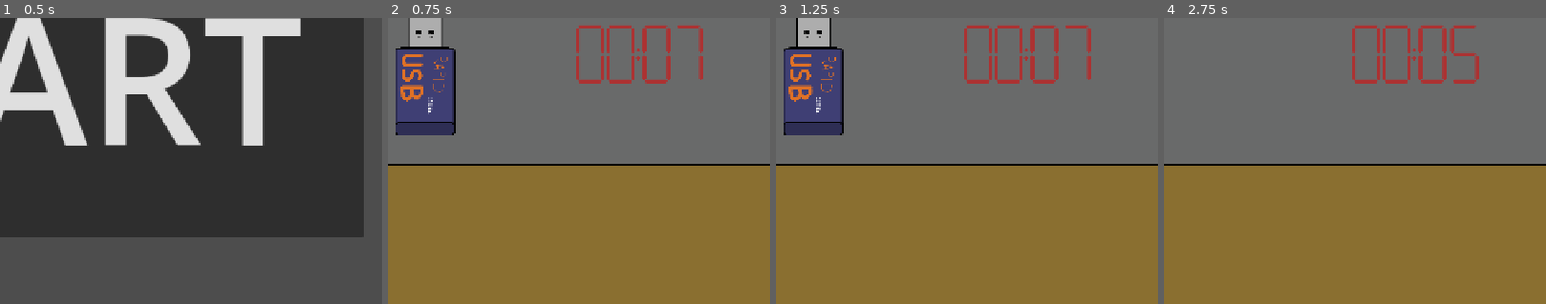
Above: before the commit, frames 1-4 (left to right).
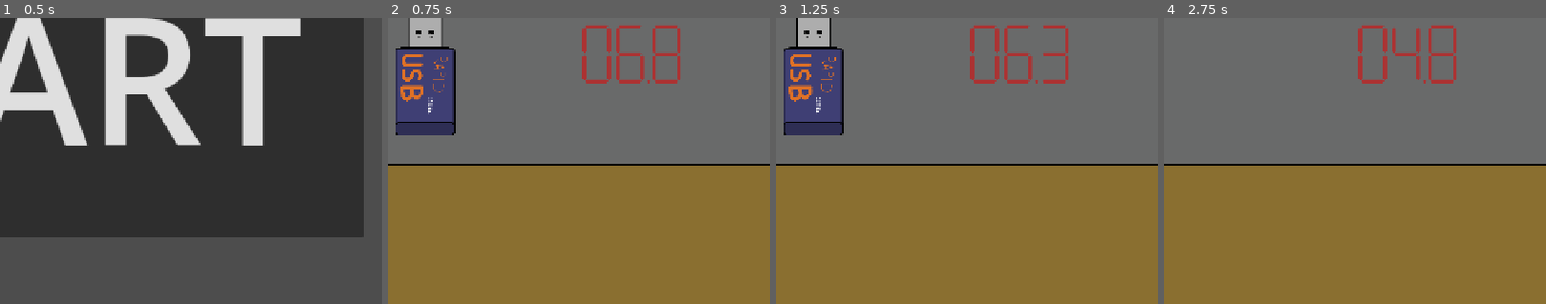
Above: after the commit, the same moments.

Repository: tom-frantz/gmtk-2026
Game: Godot game, scene res://scenes/main_menu.tscn
The game is run twice, just before and just after one commit, with the same random seed, the same clock (stepped at 60 frames per second) and the same inputs. Sound files missing from this copy of the repository are replaced by a short silence.
Inputs (mouse positions are % of the whole screen's width and height, from its top left):
- Up to frame 1 (0.5 s): no input
- Up to frame 2 (0.75 s): click "START" at 0.5 s
- Up to frame 3 (1.25 s): no input
- Up to frame 4 (2.75 s): move the mouse to (72, 45) at 1.27 s; click (72, 45) at 1.35 s; tap Enter at 2 s; move the mouse to (30, 55) at 2.02 s; click (30, 55) at 2.1 s
The pictures show only the part of the screen within x 45-95%, y 38-88%; the shares and areas given below are measured in that part.

Frame 1 is identical in both runs. In frame 2, 2.2% of the frame differs, in the area x 49-83%, y 2-23%; in frame 3, 2.1%; in frame 4, 2.3%.

Commit message:
DigitalTimer2D

Diff:
--- a/scenes/common/timer/timer.gd
+++ b/scenes/common/timer/timer.gd
@@ -1,12 +1,54 @@
+@tool
 extends Node2D
 
+class_name DigitalTimer2D
+
+const DIGIT_WIDTH = 50
+
+signal timeout
+
 @export var timer: Timer
+@export var show_minutes: bool = true:
+    set(value):
+        show_minutes = value
+        if Engine.is_editor_hint():
+            update_minute_visibility()
 
-# Called when the node enters the scene tree for the first time.
+@export var min_unit_in_seconds: int = 10
+
+var digits: Array[TimerDigit2D]
+
 func _ready() -> void:
-	timer = %Timer
+    digits = [
+        %minute_tens,
+        %minute_digits,
+        %second_tens,
+        %second_digits,
+        %deciseconds
+    ]
+
+# Called every frame. 'delta' is the elapsed time since the previous frame.
+func _process(_delta: float) -> void:
+    var time_left: int = int(timer.time_left * min_unit_in_seconds)
+    for d in digits:
+        time_left = d.update_time(time_left)
+
+func update_minute_visibility() -> void:
+    if show_minutes:
+        (%minute_tens as Node2D).show()
+        (%minute_digits as Node2D).show()
+        (%double_dots as Node2D).show()
+        (%visuals as Node2D).position.x = 0
+    else:
+        (%minute_tens as Node2D).hide()
+        (%minute_digits as Node2D).hide()
+        (%double_dots as Node2D).hide()
+
+        var left_x: float = (%second_tens as Node2D).position.x
+        var right_x: float = (%deciseconds as Node2D).position.x
+        var offset_x: float = (right_x + left_x + DIGIT_WIDTH) / 2
+        (%visuals as Node2D).position.x -= offset_x
 
 
-# Called every frame. 'delta' is the elapsed time since the previous frame.
-func _process(delta: float) -> void:
-	pass
+func _on_timer_timeout() -> void:
+    emit_signal("timeout")
--- a/scenes/common/timer/timer.tscn
+++ b/scenes/common/timer/timer.tscn
@@ -1,28 +1,64 @@
 [gd_scene format=3 uid="uid://d3qorbs0l4srn"]
 
-[ext_resource type="Texture2D" uid="uid://dg0psf2k1kxro" path="res://assets/timer_digits.png" id="2_qlxfu"]
-[ext_resource type="Script" uid="uid://dx6q4a7xnbels" path="res://scenes/common/timer/tens.gd" id="2_ylm82"]
-[ext_resource type="Script" uid="uid://br0okdjxw31ju" path="res://scenes/common/timer/units.gd" id="3_ylm82"]
-[ext_resource type="Texture2D" uid="uid://fui5xh8ers3j" path="res://assets/leading_zero.png" id="4_5temr"]
+[ext_resource type="Script" uid="uid://djeru3aiinl3g" path="res://scenes/common/timer/timer.gd" id="1_5temr"]
+[ext_resource type="Texture2D" uid="uid://buusmgexmt42s" path="res://assets/timer/dot.png" id="4_0qftu"]
+[ext_resource type="PackedScene" uid="uid://b0bh54yy5l5pj" path="res://scenes/common/timer/timer_digit.tscn" id="5_0qftu"]
+[ext_resource type="Texture2D" uid="uid://qf0ygdda5aoc" path="res://assets/timer/doubt_dot.png" id="5_43sp2"]
 
-[node name="LevelTimer" type="Node2D" unique_id=1923668992]
+[node name="DigitalTimer2D" type="Node2D" unique_id=1923668992 node_paths=PackedStringArray("timer")]
+script = ExtResource("1_5temr")
+timer = NodePath("Timer")
+show_minutes = false
 
 [node name="Timer" type="Timer" parent="." unique_id=1572085082]
 unique_name_in_owner = true
+wait_time = 1800.0
+autostart = true
 
-[node name="tens" type="Sprite2D" parent="." unique_id=208280519]
-position = Vector2(30, 0)
-texture = ExtResource("2_qlxfu")
-hframes = 10
-script = ExtResource("2_ylm82")
+[node name="visuals" type="Node2D" parent="." unique_id=105458210]
+unique_name_in_owner = true
+position = Vector2(-69, 0)
 
-[node name="units" type="Sprite2D" parent="." unique_id=2144084559]
-position = Vector2(84, 0)
-texture = ExtResource("2_qlxfu")
-hframes = 10
-frame = 5
-script = ExtResource("3_ylm82")
+[node name="minutes" type="Node2D" parent="visuals" unique_id=569355507]
+position = Vector2(-92, 0)
 
-[node name="Leading Zeros" type="Sprite2D" parent="." unique_id=1163552478]
-position = Vector2(-51, 0)
-texture = ExtResource("4_5temr")
+[node name="minute_tens" parent="visuals/minutes" unique_id=232087592 instance=ExtResource("5_0qftu")]
+unique_name_in_owner = true
+visible = false
+position = Vector2(-28, 0)
+divisor = 6000
+
+[node name="minute_digits" parent="visuals/minutes" unique_id=1633300735 instance=ExtResource("5_0qftu")]
+unique_name_in_owner = true
+visible = false
+position = Vector2(28, 0)
+divisor = 600
+
+[node name="double_dots" type="Sprite2D" parent="visuals" unique_id=987181446]
+unique_name_in_owner = true
+visible = false
+position = Vector2(-32, 0)
+texture = ExtResource("5_43sp2")
+
+[node name="seconds" type="Node2D" parent="visuals" unique_id=1028206895]
+position = Vector2(27, 0)
+
+[node name="second_tens" parent="visuals/seconds" unique_id=1424551376 instance=ExtResource("5_0qftu")]
+unique_name_in_owner = true
+position = Vector2(-28, 0)
+divisor = 100
+
+[node name="second_digits" parent="visuals/seconds" unique_id=483831177 instance=ExtResource("5_0qftu")]
+unique_name_in_owner = true
+position = Vector2(28, 0)
+divisor = 10
+
+[node name="dc_dot" type="Sprite2D" parent="visuals" unique_id=735734705]
+position = Vector2(86.5, 46.5)
+texture = ExtResource("4_0qftu")
+
+[node name="deciseconds" parent="visuals" unique_id=1889481378 instance=ExtResource("5_0qftu")]
+unique_name_in_owner = true
+position = Vector2(116, 0)
+
+[connection signal="timeout" from="Timer" to="." method="_on_timer_timeout"]
